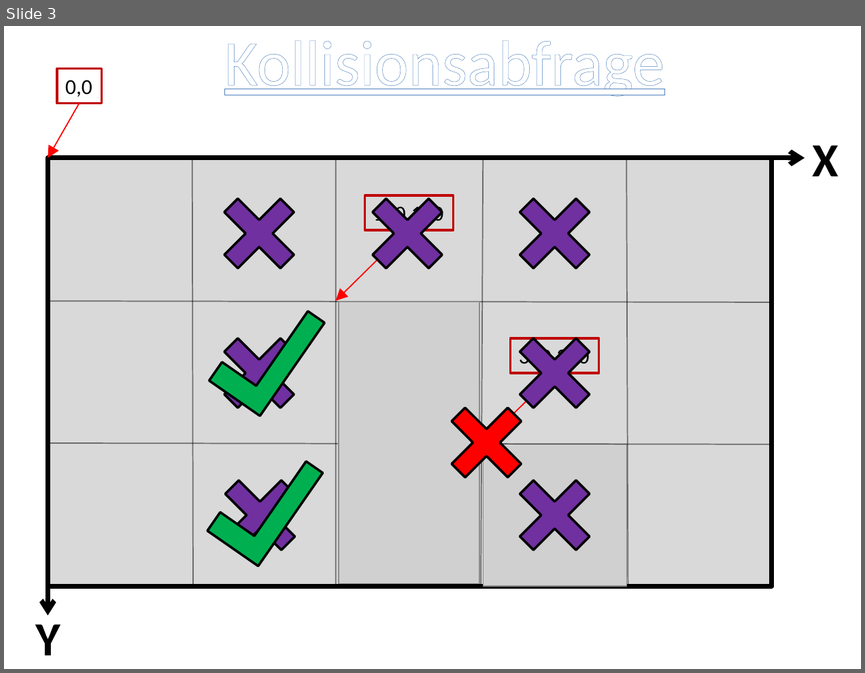
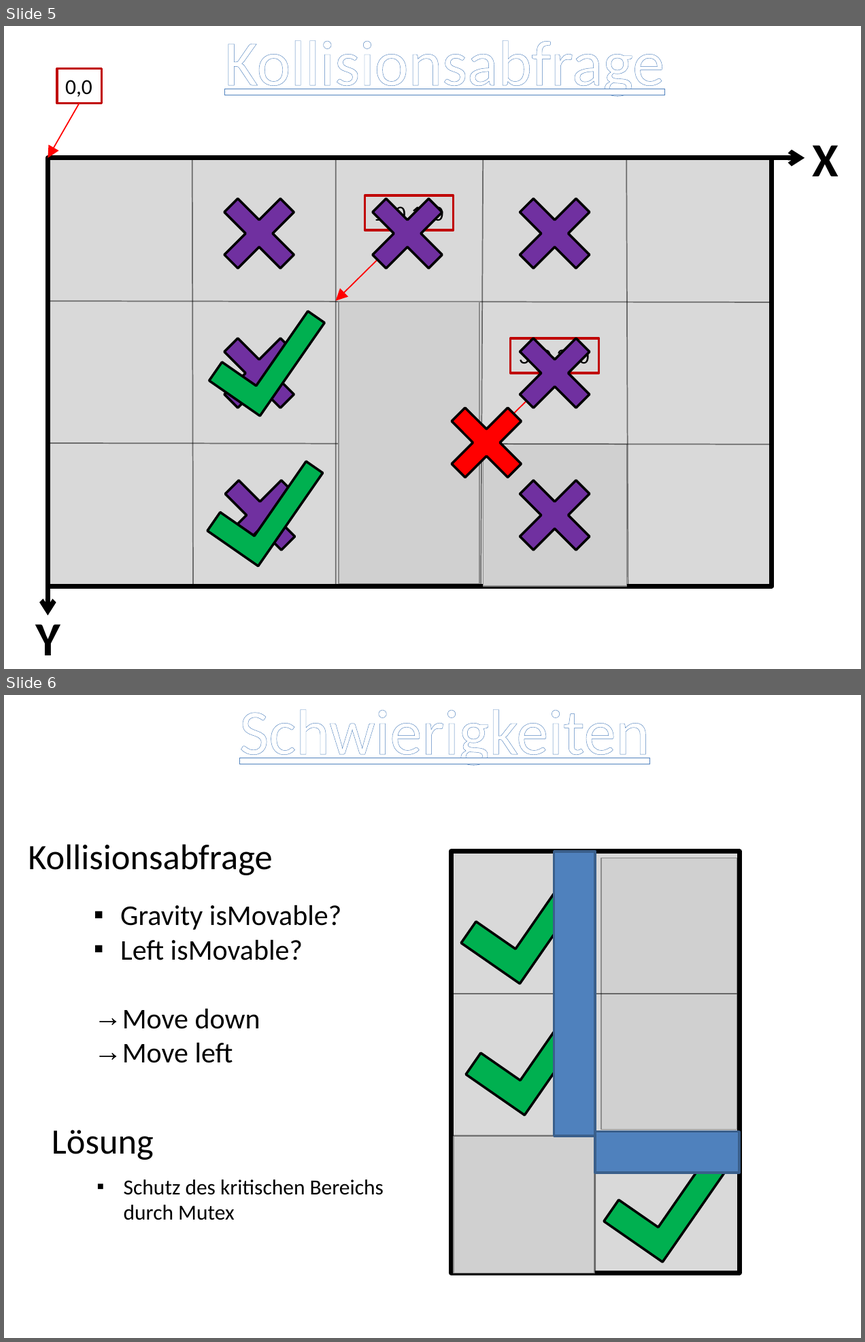
Before and after one commit to bjoern42/seproject42, a slide deck: seproject42.pptx. Shown one above the other, each under a label of ours: slide 3 before the commit, slides 5 and 6 after it. The pictures are 865x673 and 865x1342 pixels, drawn with LibreOffice and Linux fonts; fonts in the diff are those of the drawing; grey boxes stand for pictures. Boxes give left, top, right and bottom in pixels: in the first picture for what was removed or moved away, otherwise in the second. Text is boxed around its words. In the diff, an @@ line names an element or a change of style, - is before the commit and + after.

Commit message:
powerpoint updated

```diff
--- a/seproject42.pptx
+++ b/seproject42.pptx
@@ slide 6 added at <box>4,695,861,1338</box>, background #FFFFFF @@
@@ text added at <box>239,709,649,766</box>, 54 pt, text #FFFFFF, underline @@
+Schwierigkeiten
@@ text added at <box>28,844,272,875</box>, 30 pt, text #000000 @@
+Kollisionsabfrage
@@ rectangle added at <box>451,851,739,1272</box>, fill #000000 at 15% opacity, outline #000000 4 pt @@
@@ corner added at <box>461,846,586,983</box>, fill #00B050, outline #000000 2 pt @@
@@ rectangle added at <box>554,851,595,1136</box>, fill #4F81BD, outline #3A5F8C 2 pt @@
@@ line added from (595, 853) to (595, 1272), #000000 1 pt @@
@@ picture added at <box>601,858,738,1130</box> @@
@@ text added at <box>120,904,341,1063</box>, 24 pt, text #000000 @@
+  ▪ Gravity isMovable?
+  ▪ Left isMovable?
+  → Move down
+  → Move left
@@ corner added at <box>466,977,592,1115</box>, fill #00B050, outline #000000 2 pt @@
@@ line added from (451, 993) to (736, 993), #000000 1 pt @@
@@ text added at <box>52,1130,154,1159</box>, 30 pt, text #000000 @@
+Lösung
@@ line added from (453, 1136) to (736, 1136), #000000 1 pt @@
@@ picture added at <box>454,1136,594,1272</box> @@
@@ rectangle added at <box>595,1131,739,1172</box>, fill #4F81BD, outline #3A5F8C 2 pt @@
@@ corner added at <box>604,1125,730,1261</box>, fill #00B050, outline #000000 2 pt @@
@@ text added at <box>124,1179,383,1220</box>, 18 pt, text #000000 @@
+▪ Schutz des kritischen Bereichs
+  durch Mutex
@@ what was slide 3 is now slide 5 @@
```
Also in this commit, not shown: 3 other slides added.
